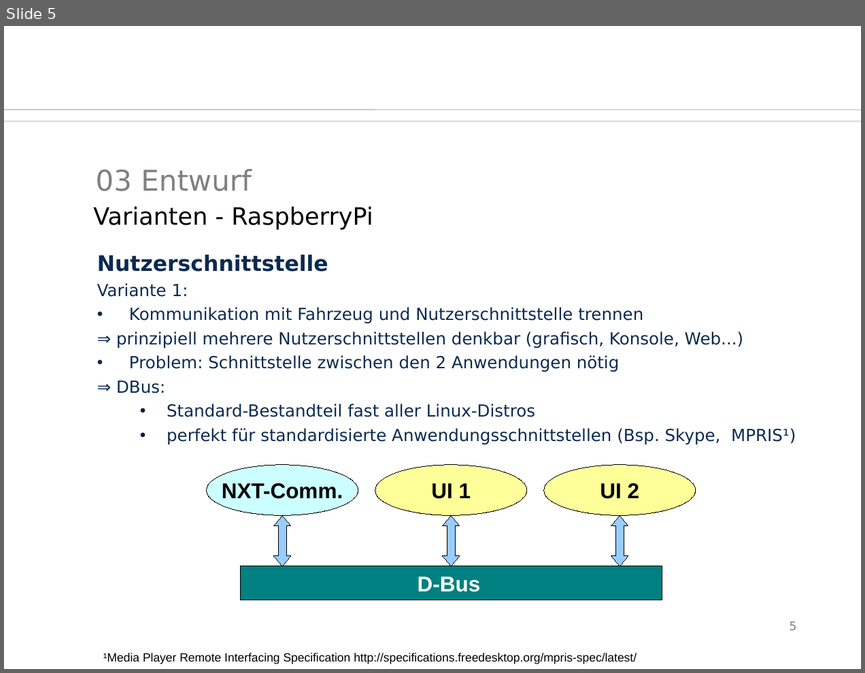
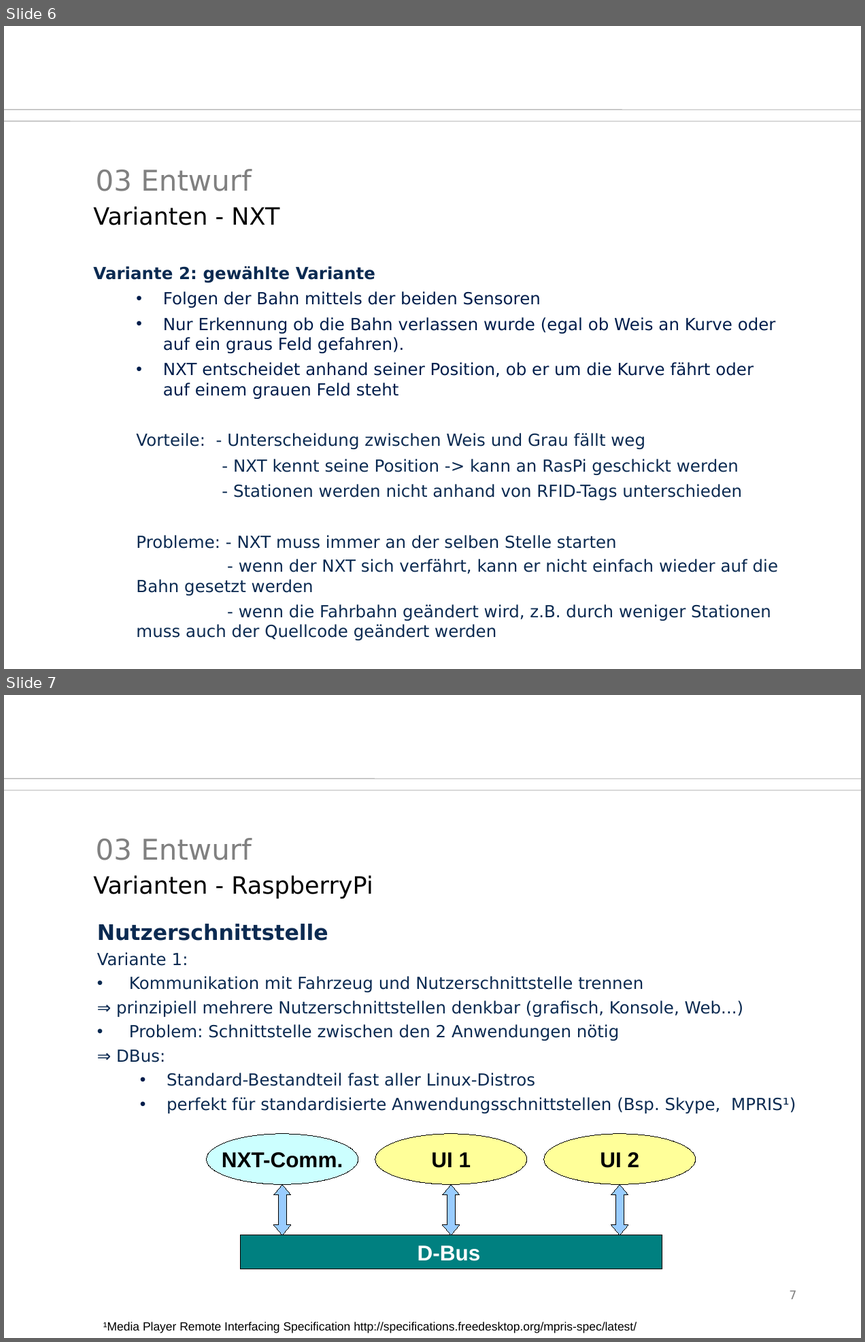
Before and after one commit to SaSteDD/ees_StegStef, a slide deck: präsi/btwf.odp. Shown one above the other, each under a label of ours: slide 5 before the commit, slides 6 and 7 after it. The pictures are 865x673 and 865x1342 pixels, drawn with LibreOffice and Linux fonts; fonts in the diff are those of the drawing; background and template pictures are left out. Boxes give left, top, right and bottom in pixels: in the first picture for what was removed or moved away, otherwise in the second. Text is boxed around its words. In the diff, an @@ line names an element or a change of style, - is before the commit and + after.

```diff
--- a/präsi/btwf.odp
+++ b/präsi/btwf.odp
@@ slide 6 added at (4,26,861,669), background #FFFFFF @@
@@ freeform shape added at (4,121,861,121), outline #969696 0.51 pt @@
@@ freeform shape added at (4,110,861,110), outline #969696 0.51 pt @@
@@ text added at (96,169,252,191), 24 pt, text #808080 @@
+03 Entwurf
@@ free added at (93,197,797,233), 20 pt, text #000000 @@
+Varianten - NXT
@@ text added at (93,266,778,640), 14 pt, text #0B2A51 @@
+Variante 2: gewählte Variante
+  • Folgen der Bahn mittels der beiden Sensoren
+  • Nur Erkennung ob die Bahn verlassen wurde (egal ob Weis an Kurve oder auf ein graus Feld gefahren).
+  • NXT entscheidet anhand seiner Position, ob er um die Kurve fährt oder auf einem grauen Feld steht
+Vorteile: - Unterscheidung zwischen Weis und Grau fällt weg
+- NXT kennt seine Position -> kann an RasPi geschickt werden
+- Stationen werden nicht anhand von RFID-Tags unterschieden
+Probleme: - NXT muss immer an der selben Stelle starten
+- wenn der NXT sich verfährt, kann er nicht einfach wieder auf die Bahn gesetzt werden
+- wenn die Fahrbahn geändert wird, z.B. durch weniger Stationen muss auch der Quellcode geändert werden
@@ what was slide 5 is now slide 7 @@
@@ page number at (789,1290,796,1299): text changed @@
-5
+7
```
Also in this commit, not shown: 2 slides changed, 3 other slides added, 1 slide removed, 8 other files.
